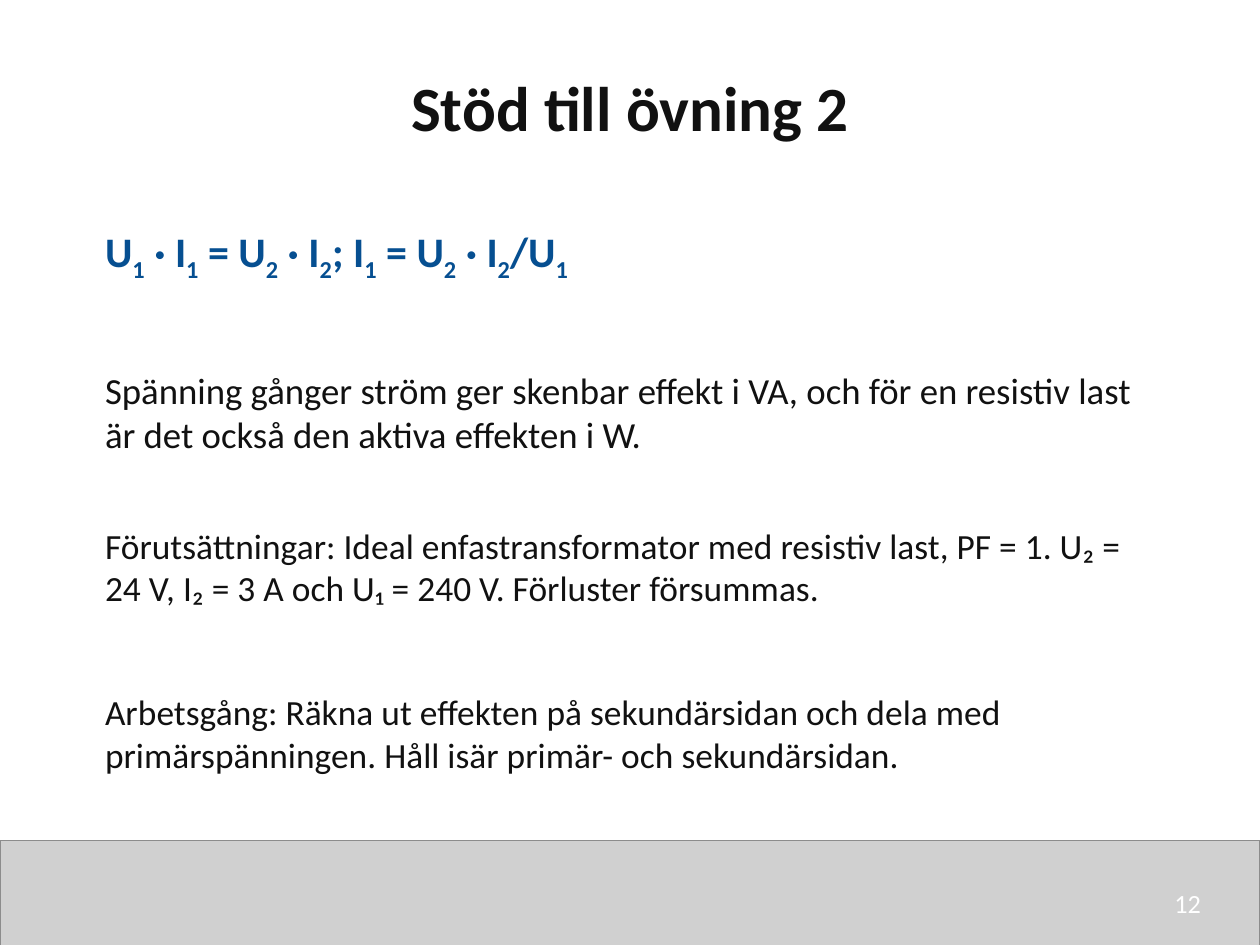
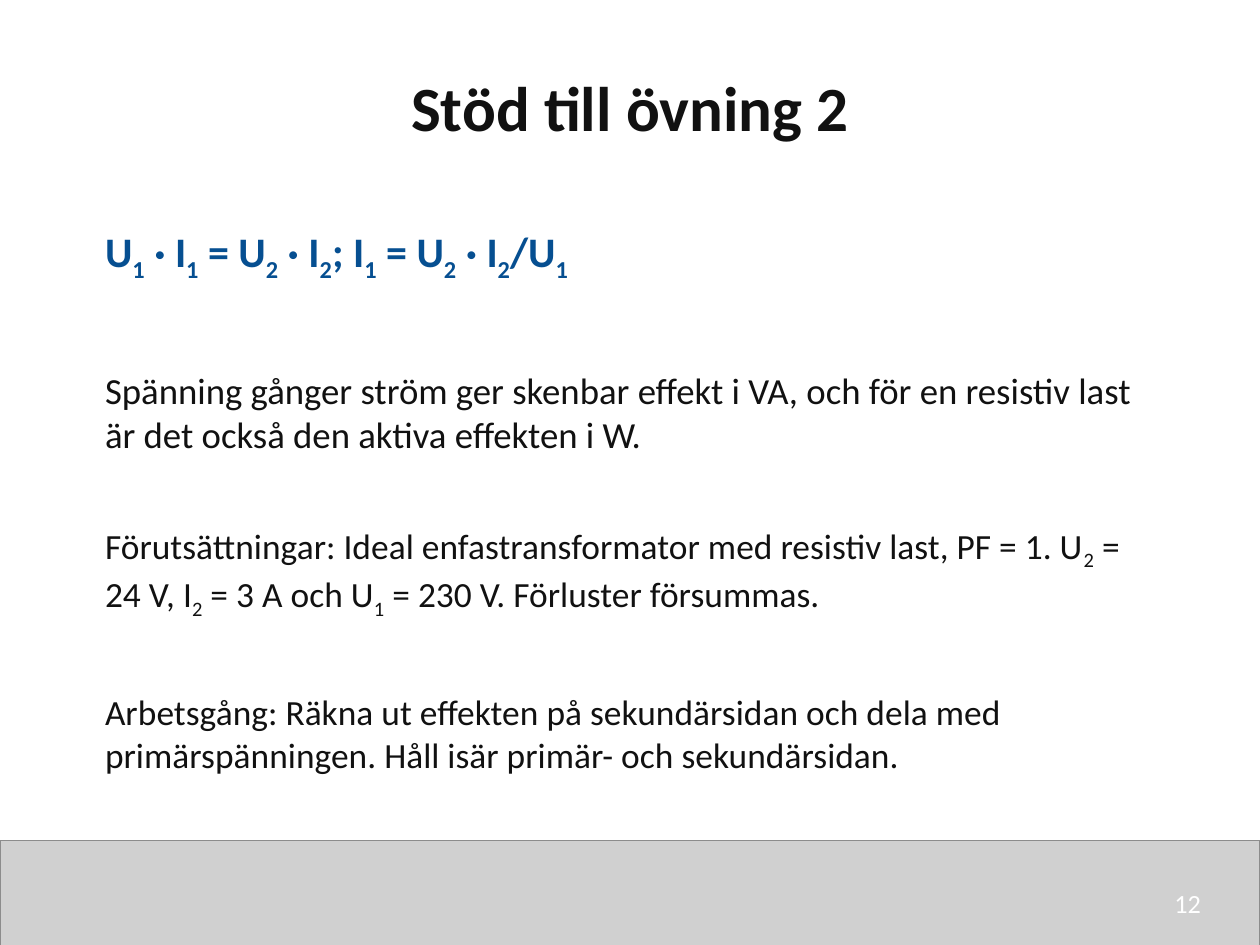
Before and after one commit to nj22az/nj22az.github.io, a slide deck: slide 12 of sjoskolan/vecka-43/aktuell/v43_02_Transformatorer_och_motorer_elev.pptx. Drawn at 1260x945 pixels with LibreOffice and Linux fonts; fonts in the diff are those of the drawing; grey boxes stand for pictures. Boxes give left, top, right and bottom in pixels: in the first picture for what was removed or moved away, otherwise in the second. Text is boxed around its words. In the diff, an @@ line names an element or a change of style, - is before the commit and + after.

```diff
--- a/sjoskolan/vecka-43/aktuell/v43_02_Transformatorer_och_motorer_elev.pptx
+++ b/sjoskolan/vecka-43/aktuell/v43_02_Transformatorer_och_motorer_elev.pptx
@@ text at <box>105,534,1052,612</box>: text changed @@
-Förutsättningar: Ideal enfastransformator med resistiv last, PF = 1. U₂ = 24 V, I₂ = 3 A och U₁ = 240 V. Förluster försummas.
+Förutsättningar: Ideal enfastransformator med resistiv last, PF = 1. U2 = 24 V, I2 = 3 A och U1 = 230 V. Förluster försummas.
```
Also in this commit, not shown: 1 other slide changed, 43 other files.
